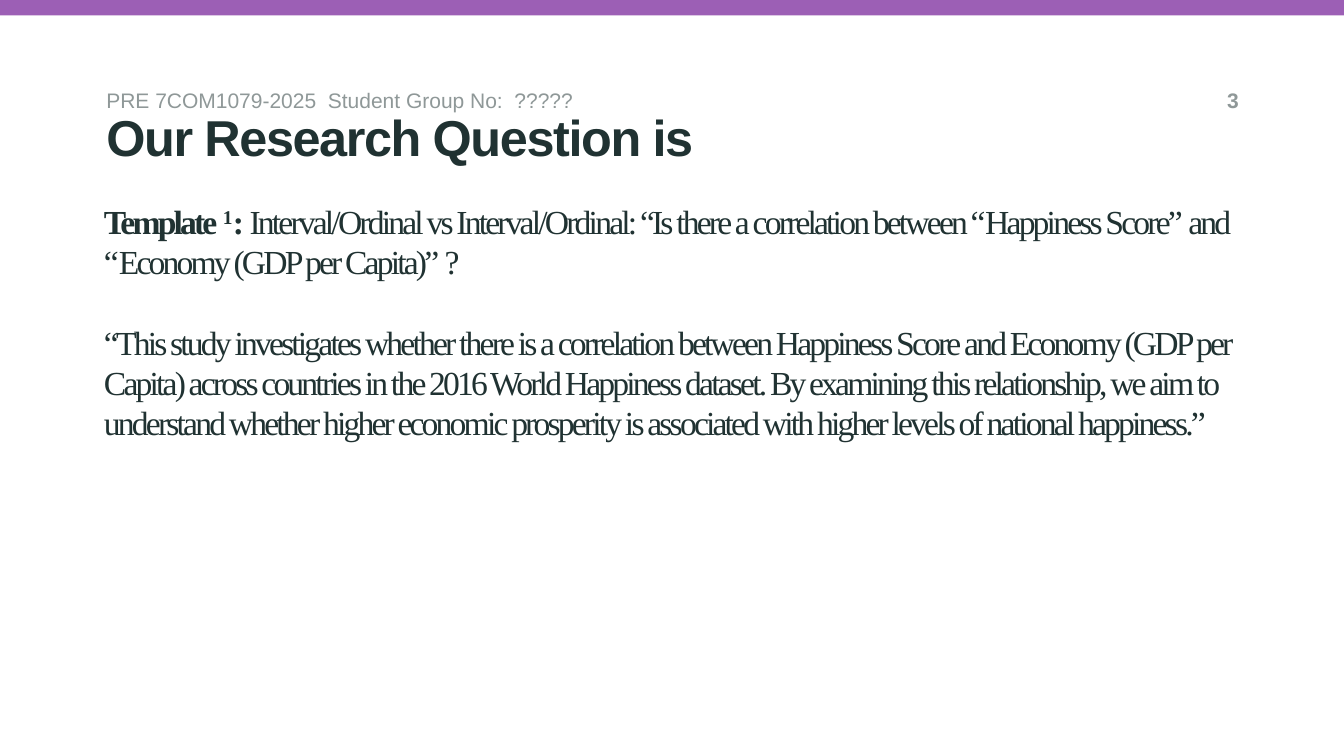
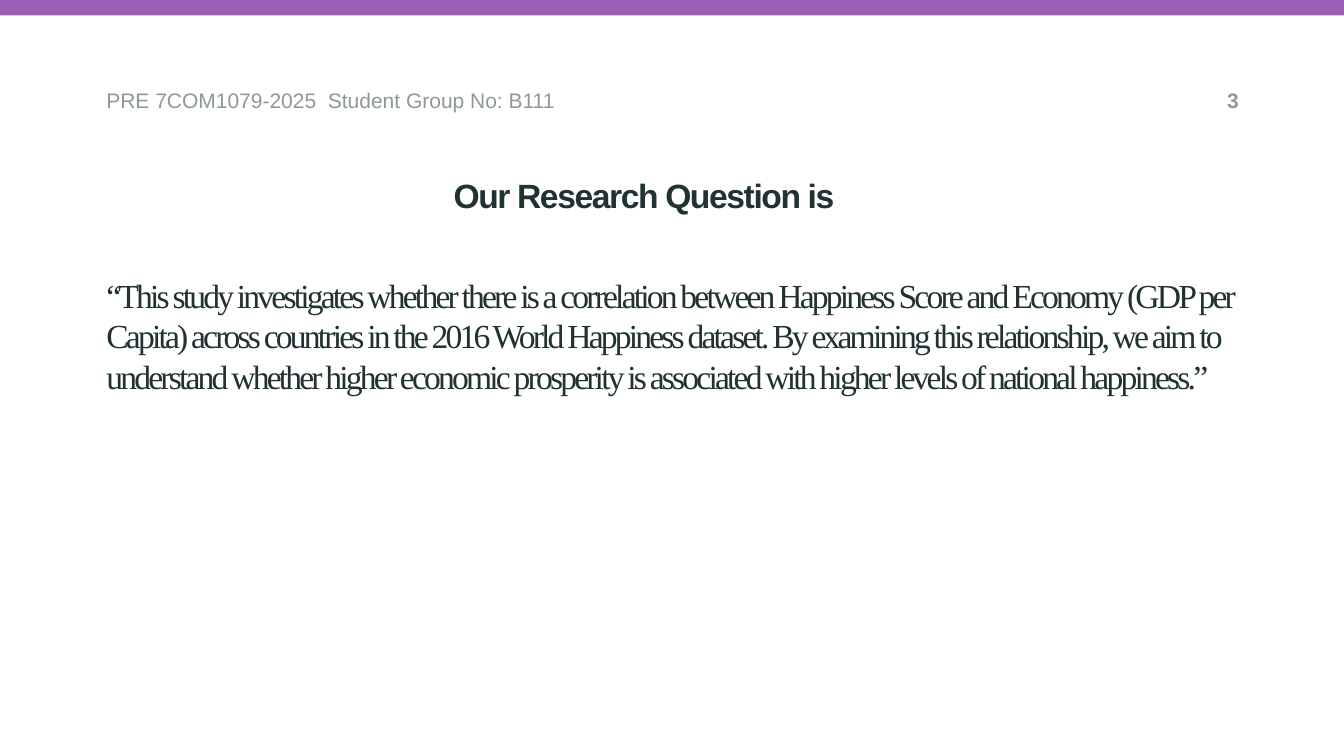
Before and after one commit to Soundarya-Halanuru-Rajan/B111-TeamReseearch, a slide deck: slide 4 of presentation.pptx. Drawn at 1344x756 pixels with LibreOffice and Linux fonts; fonts in the diff are those of the drawing; background and template pictures are left out. Boxes give left, top, right and bottom in pixels: in the first picture for what was removed or moved away, otherwise in the second. Text is boxed around its words. In the diff, an @@ line names an element or a change of style, - is before the commit and + after.

Commit message:
Reviewd and updated PPT Document, Added My Student ID, Removed few elements given in Template(Meant for guidance), did some size formatting and deleted repetative information

```diff
--- a/presentation.pptx
+++ b/presentation.pptx
@@ text at box(106, 93, 555, 112): text changed @@
-PRE 7COM1079-2025 Student Group No: ?????
+PRE 7COM1079-2025 Student Group No: B111
@@ subtitle "Our Research Question is": place and size @@
-subtitle "Our Research Question is" at box(106, 119, 694, 166)
+subtitle "Our Research Question is" at box(454, 183, 835, 215)
@@ subtitle "Our Research Question is" at box(454, 183, 835, 215): size 36 to 24 pt; alignment left to centre @@
@@ title at box(106, 284, 1236, 395): text changed @@
-Template 1: Interval/Ordinal vs Interval/Ordinal: “Is there a correlation between “Happiness Score” and “Economy (GDP per Capita)” ?
-“This study investigates whether there is a correlation between Happiness Score and Economy (GDP per Capita) across countries in the 2016 World Happiness dataset. By examining this relationship, we aim to understand whether higher economic prosperity is associated with higher levels of national happiness.”
+“This study investigates whether there is a correlation between Happiness Score and Economy (GDP per Capita) across countries in the 2016 World Happiness dataset. By examining this relationship, we aim to understand whether higher economic prosperity is associated with higher levels of national happiness.”
```
Also in this commit, not shown: 6 other slides changed.
